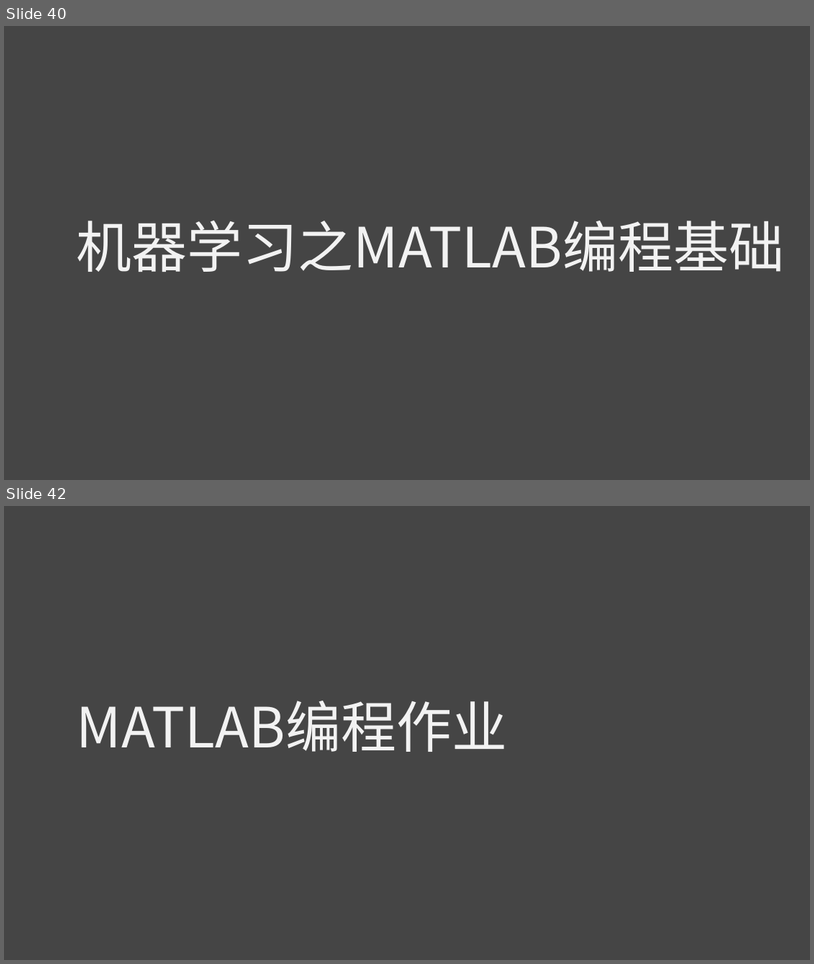
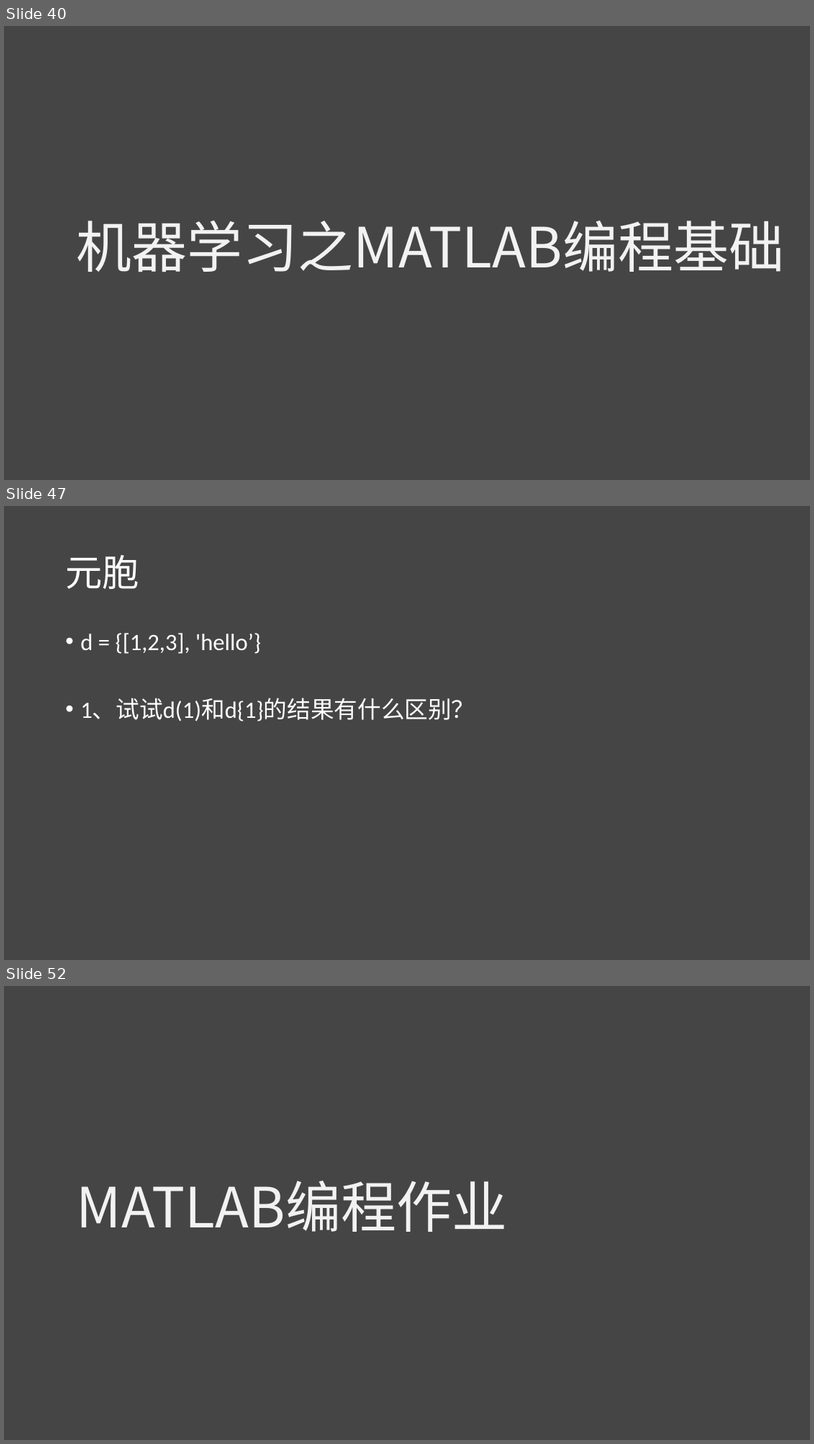
Before and after one commit to lichao312214129/lc_rsfmri_tools_python, a slide deck: The_first_ml_training/第一届机器学习实战班.pptx. Shown one above the other, each under a label of ours: slides 40 and 42 before the commit, slides 40, 47 and 52 after it; the slides between them are not shown. The pictures are 814x964 and 814x1444 pixels, drawn with LibreOffice and Linux fonts; fonts in the diff are those of the drawing. Boxes give left, top, right and bottom in pixels: in the first picture for what was removed or moved away, otherwise in the second. Text is boxed around its words. In the diff, an @@ line names an element or a change of style, - is before the commit and + after.

```diff
--- a/The_first_ml_training/第一届机器学习实战班.pptx
+++ b/The_first_ml_training/第一届机器学习实战班.pptx
@@ slide 47 added at (x1=4, y1=506, x2=810, y2=960), background #454545 @@
@@ title added at (x1=65, y1=555, x2=139, y2=589), 44 pt, text #FFFFFF @@
+元胞
@@ text added at (x1=80, y1=633, x2=475, y2=721), 28 pt, text #FFFFFF @@
+• d = {[1,2,3], 'hello’}
+• 1、试试d(1)和d{1}的结果有什么区别？
@@ what was slide 42 is now slide 52 @@
```
Also in this commit, not shown: 1 slide changed, 9 other slides added, 10 other files.
